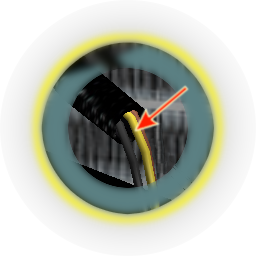
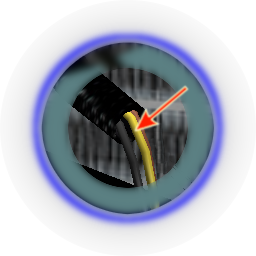
Layered file, before and after one edit (256×256). Changes by layer:
painted on "Layer #1" over [25, 26, 231, 231]
